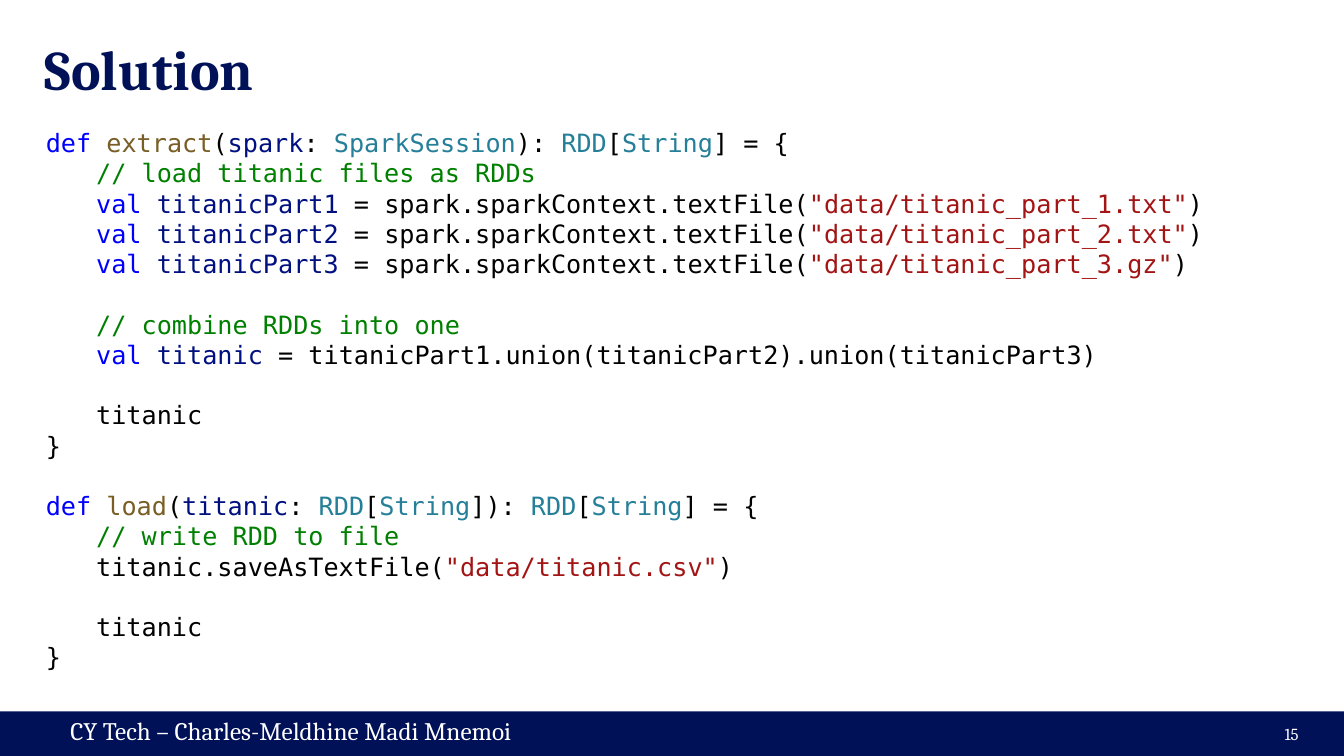
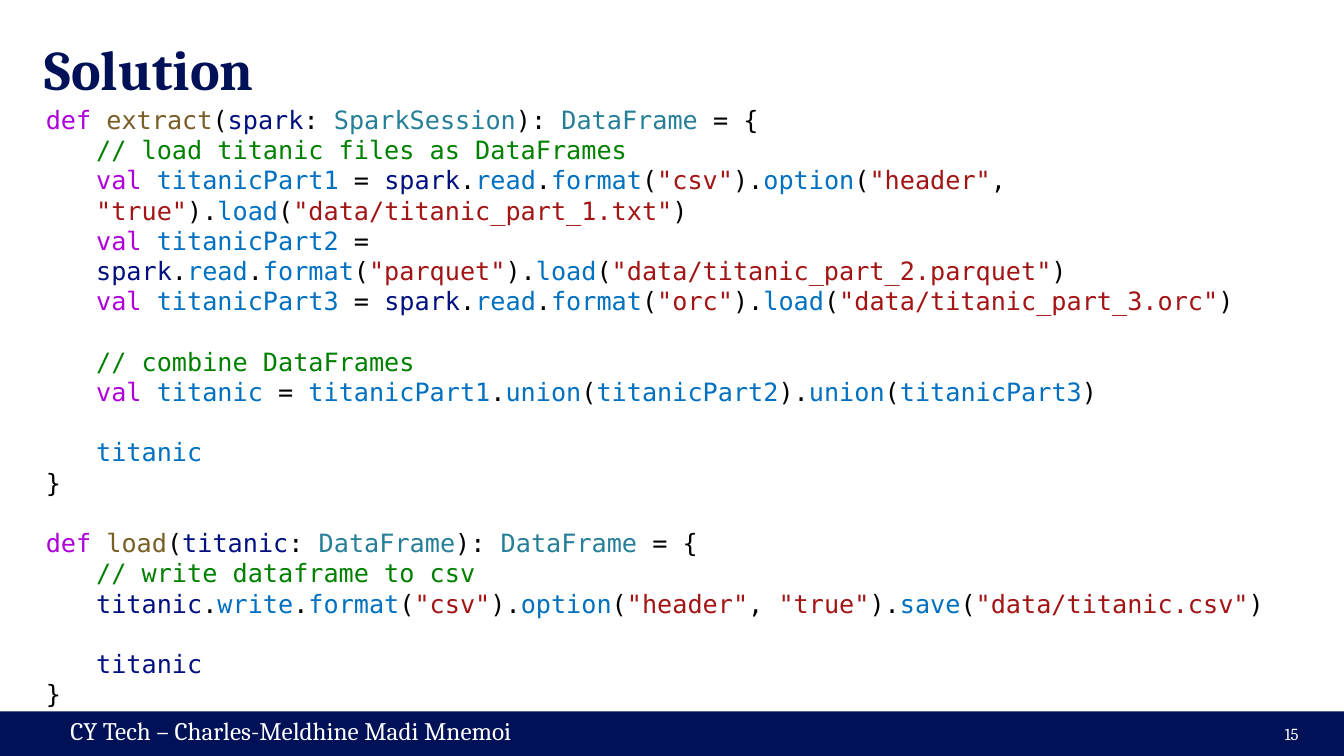
Before and after one commit to cmnemoi/cytech_sparks, a slide deck: slide 15 of presentation.pptx. Drawn at 1344x756 pixels with LibreOffice and Linux fonts; fonts in the diff are those of the drawing. Boxes give left, top, right and bottom in pixels: in the first picture for what was removed or moved away, otherwise in the second. Text is boxed around its words. In the diff, an @@ line names an element or a change of style, - is before the commit and + after.

Commit message:
Finish slides about Transform part

```diff
--- a/presentation.pptx
+++ b/presentation.pptx
@@ text "def extract(spark: SparkSession): DataFrame = ...": place and size @@
-text "def extract(spark: SparkSession): DataFrame = ..." at box(46, 133, 1203, 637)
+text "def extract(spark: SparkSession): DataFrame = ..." at box(46, 110, 1264, 674)
@@ text at box(46, 110, 1233, 372): text changed; text colour #000000 to #A31515 @@
-def extract(spark: SparkSession): RDD[String] = {
-  // load titanic files as RDDs
-  val titanicPart1 = spark.sparkContext.textFile("data/titanic_part_1.txt")
-  val titanicPart2 = spark.sparkContext.textFile("data/titanic_part_2.txt")
-  val titanicPart3 = spark.sparkContext.textFile("data/titanic_part_3.gz")
-  // combine RDDs into one
+def extract(spark: SparkSession): DataFrame = {
+  // load titanic files as DataFrames
+  val titanicPart1 = spark.read.format("csv").option("header", "true").load("data/titanic_part_1.txt")
+  val titanicPart2 = spark.read.format("parquet").load("data/titanic_part_2.parquet")
+  val titanicPart3 = spark.read.format("orc").load("data/titanic_part_3.orc")
+  // combine DataFrames
@@ text at box(96, 381, 1097, 674): text colour #0000FF to #AF00DB in "val"; text colour #001080 to #0070C1, text colour #000000 to #001080 in "titanic"; text colour #000000 to #0070C1 in "titanicPart1.union(titanicPart2).union(titanicPart3)", "titanic" @@
@@ text at box(46, 532, 1264, 619): text changed; text colour #000000 to #A31515 @@
-def load(titanic: RDD[String]): RDD[String] = {
-  // write RDD to file
-  titanic.saveAsTextFile("data/titanic.csv")
+def load(titanic: DataFrame): DataFrame = {
+  // write dataframe to csv
+  titanic.write.format("csv").option("header", "true").save("data/titanic.csv")
```
Also in this commit, not shown: 5 other slides changed, 2 slides added.
